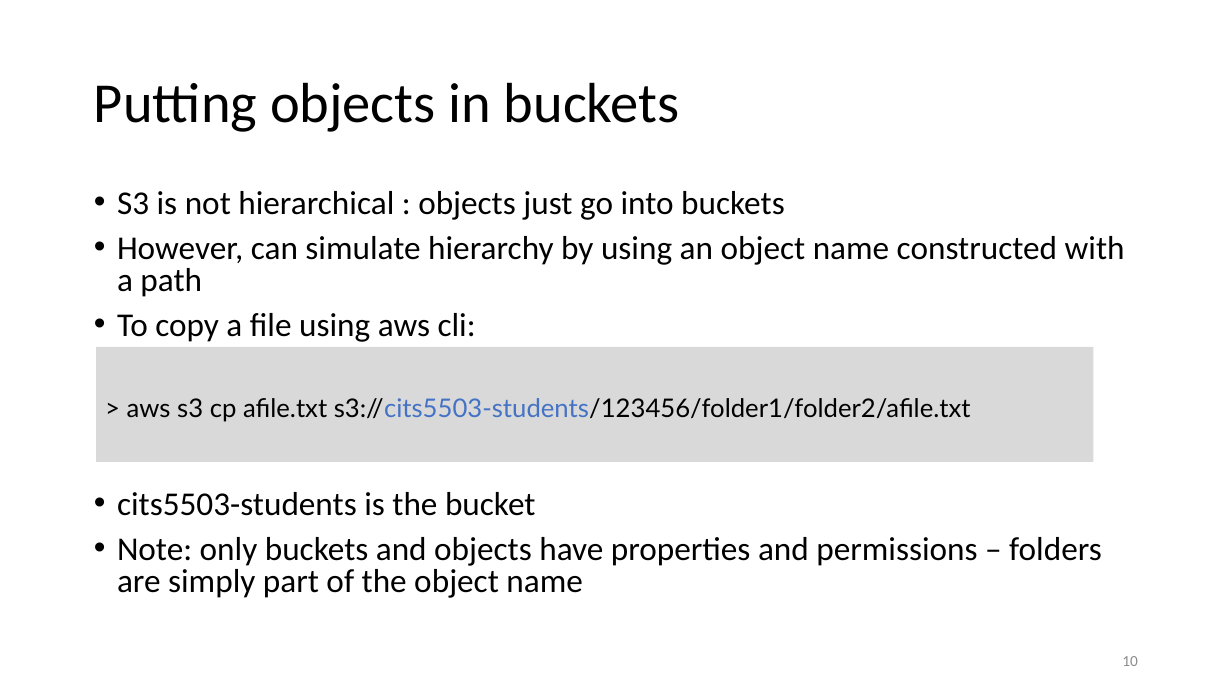
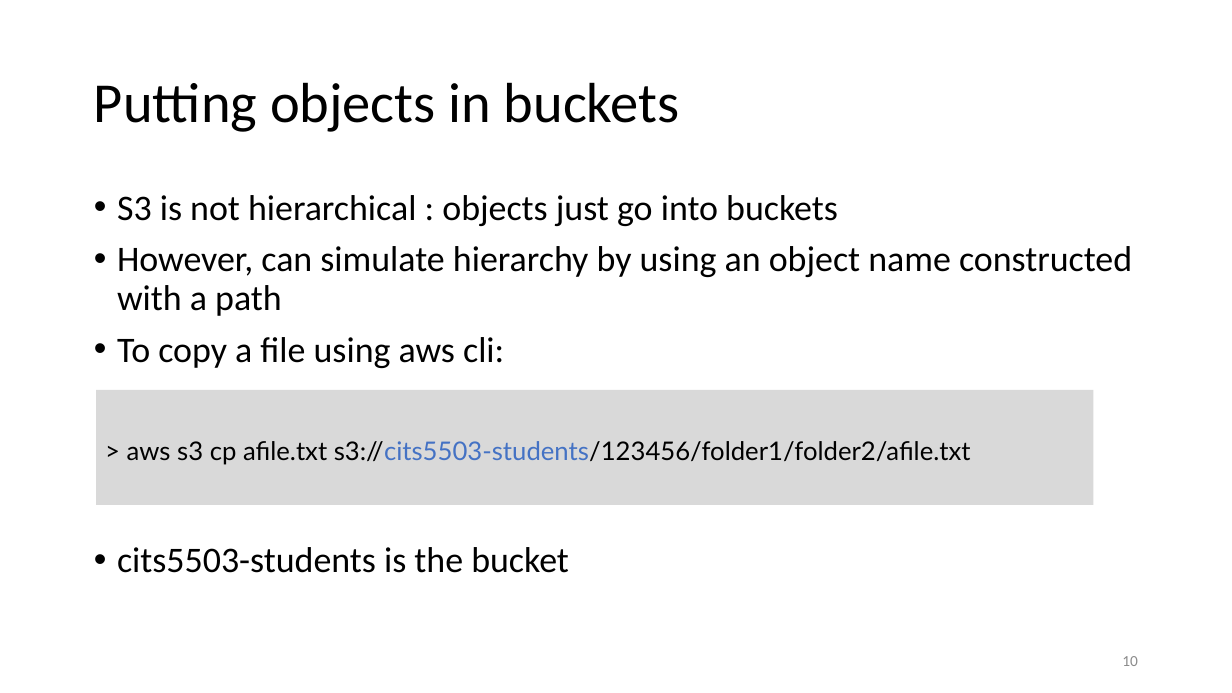
Before and after one commit to uwacsp/cits5503, a slide deck: slide 10 of Lectures/CITS5503LectureStorage.pptx. Drawn at 1232x693 pixels with LibreOffice and Linux fonts; fonts in the diff are those of the drawing. Boxes give left, top, right and bottom in pixels: in the first picture for what was removed or moved away, otherwise in the second. Text is boxed around its words. In the diff, an @@ line names an element or a change of style, - is before the commit and + after.

```diff
--- a/Lectures/CITS5503LectureStorage.pptx
+++ b/Lectures/CITS5503LectureStorage.pptx
@@ text "S3 is not hierarchical : ..." at [117, 195, 1132, 573]: size 25.9 to 28 pt; line spacing 0.8 to 0.9 @@
@@ rectangle "> aws s3 cp afile.txt ...": place and size @@
-rectangle "> aws s3 cp afile.txt ..." at [96, 347, 1093, 462]
+rectangle "> aws s3 cp afile.txt ..." at [96, 390, 1093, 506]
@@ text at [117, 537, 1102, 598]: paragraph removed @@
-• Note: only buckets and objects have properties and permissions – folders are simply part of the object name
```
Also in this commit, not shown: 4 other files.
